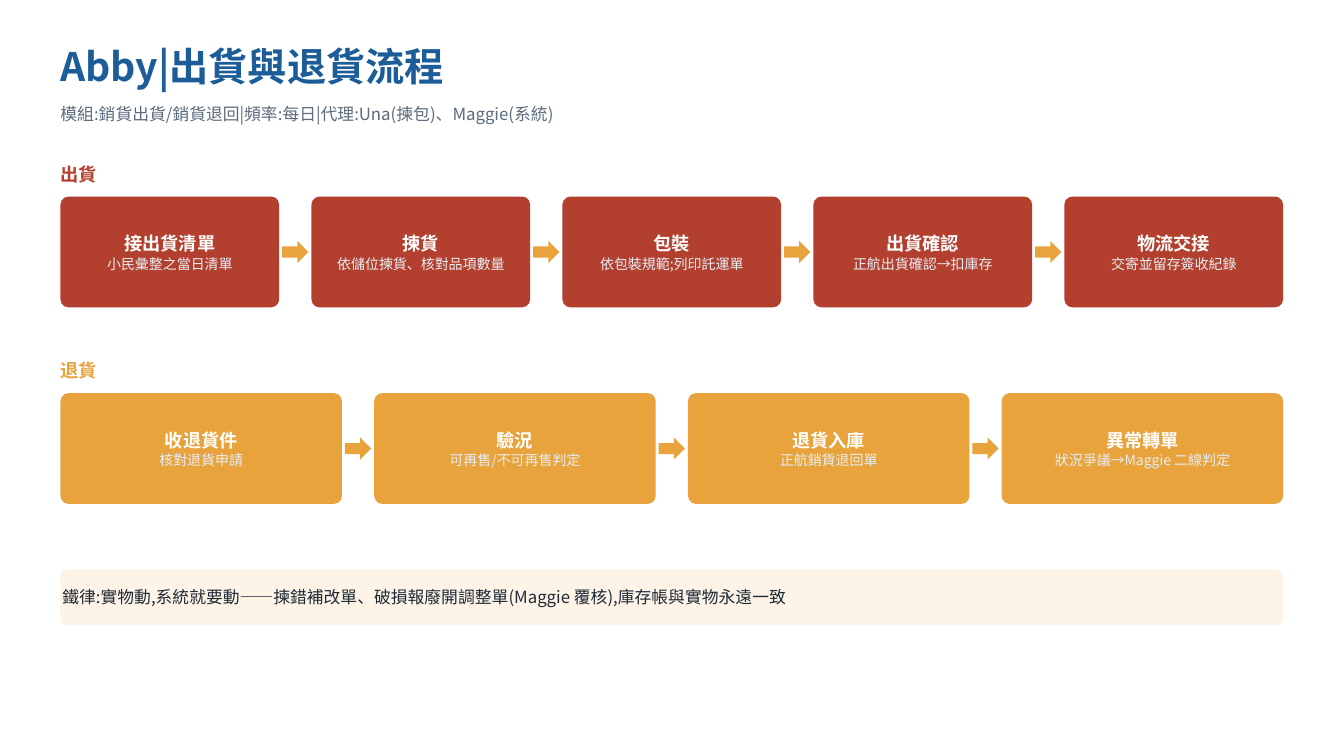
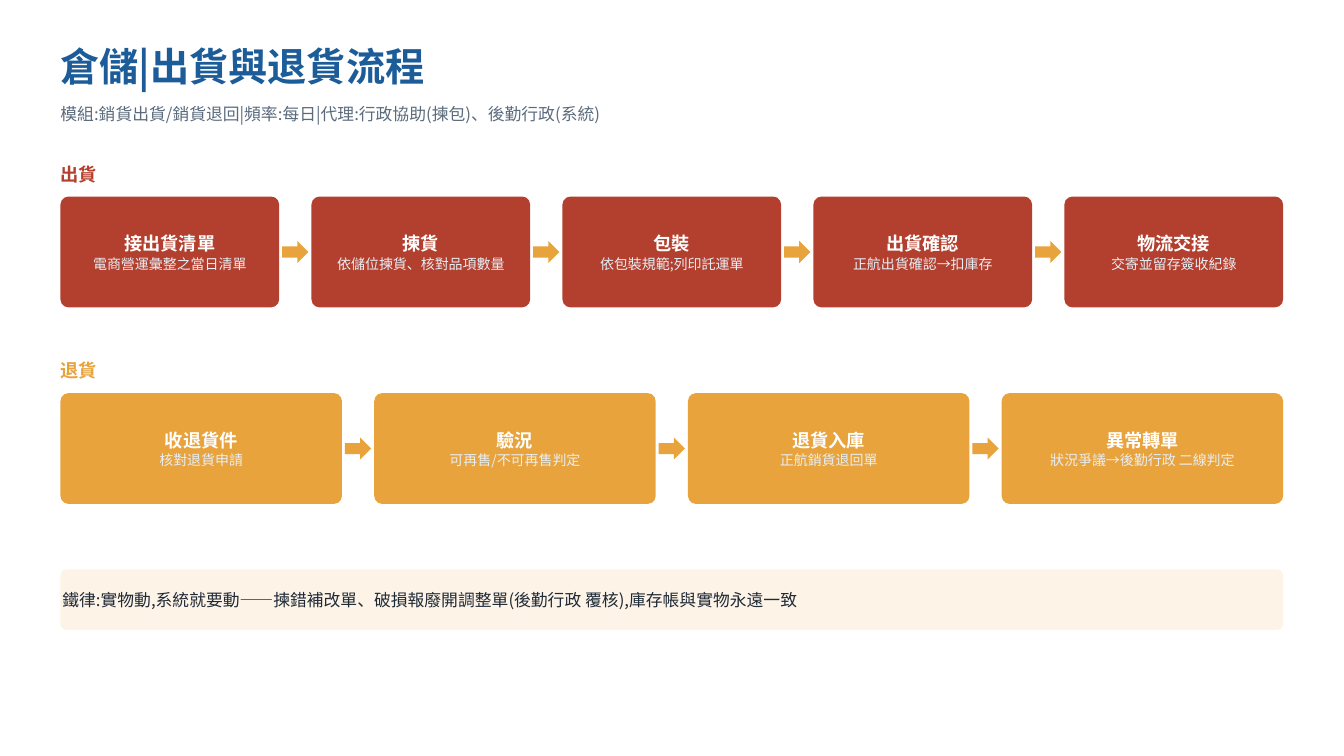
Before and after one commit to Lycander168/FrankAie-hub, a slide deck: slide 9 of docs/hr/chi-erp-workflow.pptx. Drawn at 1344x756 pixels with LibreOffice and Linux fonts; fonts in the diff are those of the drawing. Boxes give left, top, right and bottom in pixels: in the first picture for what was removed or moved away, otherwise in the second. Text is boxed around its words. In the diff, an @@ line names an element or a change of style, - is before the commit and + after.

```diff
--- a/docs/hr/chi-erp-workflow.pptx
+++ b/docs/hr/chi-erp-workflow.pptx
@@ text at bbox=[60, 47, 424, 92]: text changed @@
-Abby|出貨與退貨流程
+倉儲|出貨與退貨流程
@@ text at bbox=[60, 106, 600, 125]: text changed @@
-模組:銷貨出貨/銷貨退回|頻率:每日|代理:Una(揀包)、Maggie(系統)
+模組:銷貨出貨/銷貨退回|頻率:每日|代理:行政協助(揀包)、後勤行政(系統)
@@ text in rounded rectangle at bbox=[93, 257, 246, 270]: text changed @@
-小民彙整之當日清單
+電商營運彙整之當日清單
@@ text in rounded rectangle at bbox=[1050, 453, 1235, 466]: text changed @@
-狀況爭議→Maggie 二線判定
+狀況爭議→後勤行政 二線判定
@@ rounded rectangle "鐵律:實物動,系統就要動——揀錯補改單、破損報廢開調整單(後勤行政 覆核),庫存帳與實物永遠一致": place and size @@
-rounded rectangle "鐵律:實物動,系統就要動——揀錯補改單、破損報廢開調整單(後勤行政 覆核),庫存帳與實物永遠一致" at bbox=[60, 570, 1284, 625]
+rounded rectangle "鐵律:實物動,系統就要動——揀錯補改單、破損報廢開調整單(後勤行政 覆核),庫存帳與實物永遠一致" at bbox=[60, 570, 1284, 630]
@@ rounded rectangle "鐵律:實物動,系統就要動——揀錯補改單、破損報廢開調整單(後勤行政 覆核),庫存帳與實物永遠一致" at bbox=[60, 570, 1284, 630]: proportions changed @@
@@ text in rounded rectangle at bbox=[62, 592, 797, 609]: text changed @@
-鐵律:實物動,系統就要動——揀錯補改單、破損報廢開調整單(Maggie 覆核),庫存帳與實物永遠一致
+鐵律:實物動,系統就要動——揀錯補改單、破損報廢開調整單(後勤行政 覆核),庫存帳與實物永遠一致
```
Also in this commit, not shown: 12 other slides changed, 1 other file.
